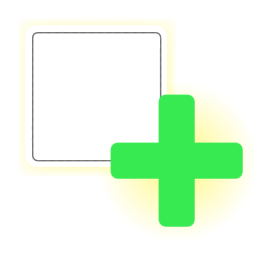
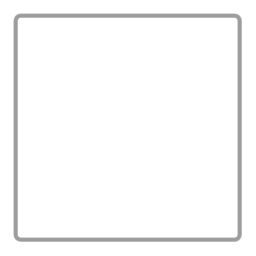
Comparing the layer stacks of the two w=256, h=256 images. Changes:
added group "brush_tips" with 4 layers above "leafpoint_modes" over [13, 13, 256, 242]
added layer "selected_outline" in group "brush_tips" over [13, 13, 256, 242]
added layer "brush_tip_small" in group "brush_tips" over [64, 64, 192, 192]
hid group "leafpoint_modes" (8 layers) over [13, 13, 256, 242]
painted on "highlight" (1st of 2, in "leafpoint_modes") over [13, 13, 256, 242]
